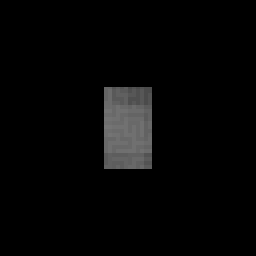
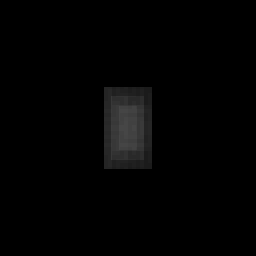
Comparing the layer stacks of the two w=256, h=256 images. Changes:
added layer "Pasted Layer #2" above "Pasted Layer copy" over box(104, 87, 152, 128)
added layer "Pasted Layer copy" (multiply) above "Pasted Layer #1" over box(104, 128, 152, 169)
added layer "Pasted Layer #1" above "Pasted Layer" over box(104, 128, 152, 169)
hid "Pasted Layer", painted on it over box(104, 87, 152, 169)
